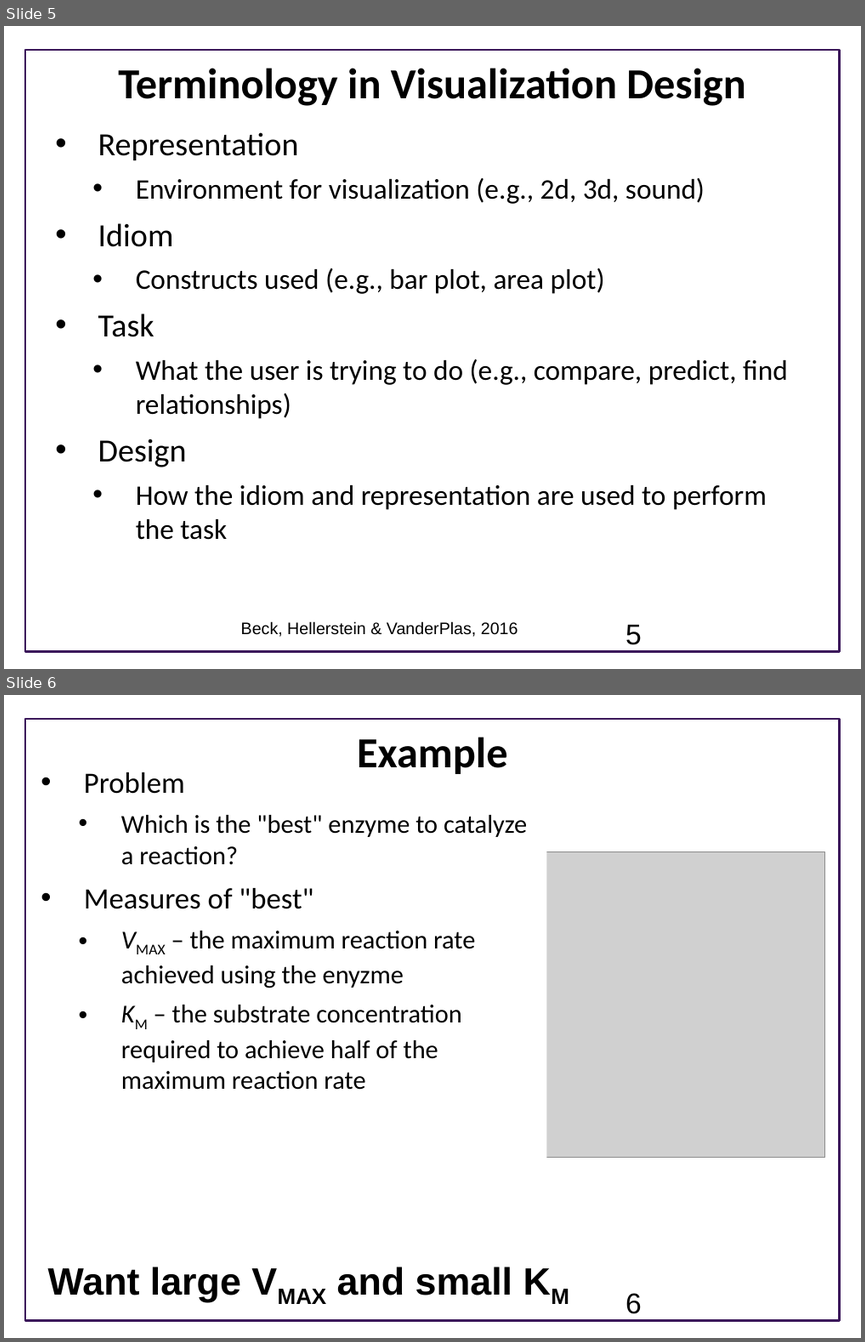
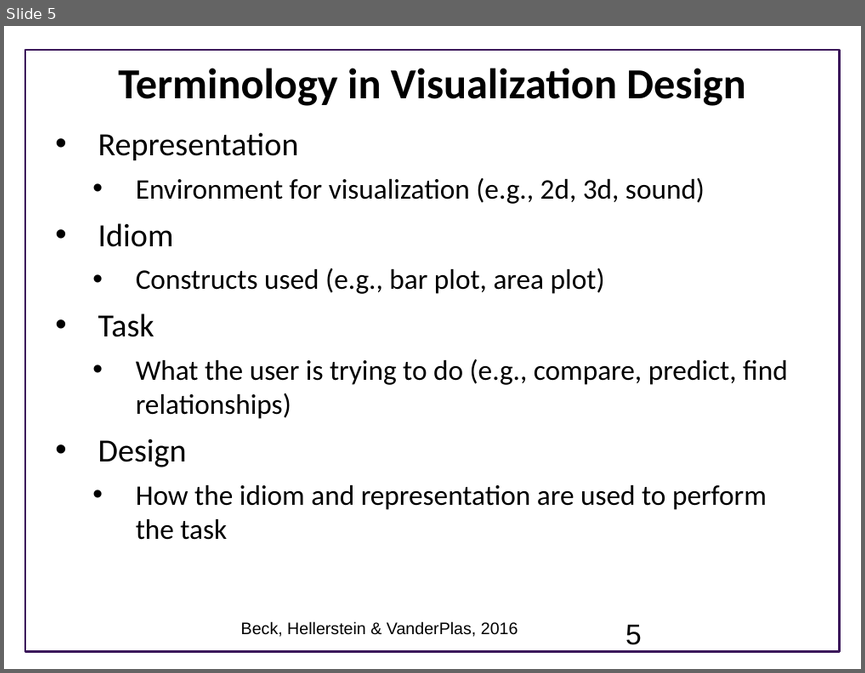
Before and after one commit to UWSEDS/LectureNotes, a slide deck: 05-Visualization-in-Python/Visualization in Python.ppt. Shown one above the other, each under a label of ours: slides 5 and 6 before the commit, slide 5 after it. The pictures are 865x1342 and 865x673 pixels, drawn with LibreOffice and Linux fonts; fonts in the diff are those of the drawing; grey boxes stand for pictures; background and template pictures are left out. Boxes give left, top, right and bottom in pixels: in the first picture for what was removed or moved away, otherwise in the second. Text is boxed around its words. In the diff, an @@ line names an element or a change of style, - is before the commit and + after.

```diff
--- a/05-Visualization-in-Python/Visualization in Python.ppt
+++ b/05-Visualization-in-Python/Visualization in Python.ppt
@@ slide 6 removed at (4, 695, 861, 1338), background #FFFFFF; not listed: 1 template element that a slide beside it also shows @@
@@ title removed at (357, 737, 507, 774) @@
-Example
@@ text removed at (84, 772, 527, 1089) @@
-• Problem
-  • Which is the "best" enzyme to catalyze a reaction?
-• Measures of "best"
-  • VMAX – the maximum reaction rate achieved using the enyzme
-  • KM – the substrate concentration required to achieve half of the maximum reaction rate
@@ rectangle removed at (533, 830, 547, 1173) @@
@@ picture removed at (540, 851, 825, 1157) @@
@@ text removed at (48, 1266, 512, 1302) @@
-Want large VMAX and small KM
@@ text removed at (241, 1290, 518, 1304) @@
-Beck, Hellerstein & VanderPlas, 2016
@@ page number removed at (625, 1293, 642, 1314) @@
-6
```
Also in this commit, not shown: 3 other slides removed, 1 other file.
